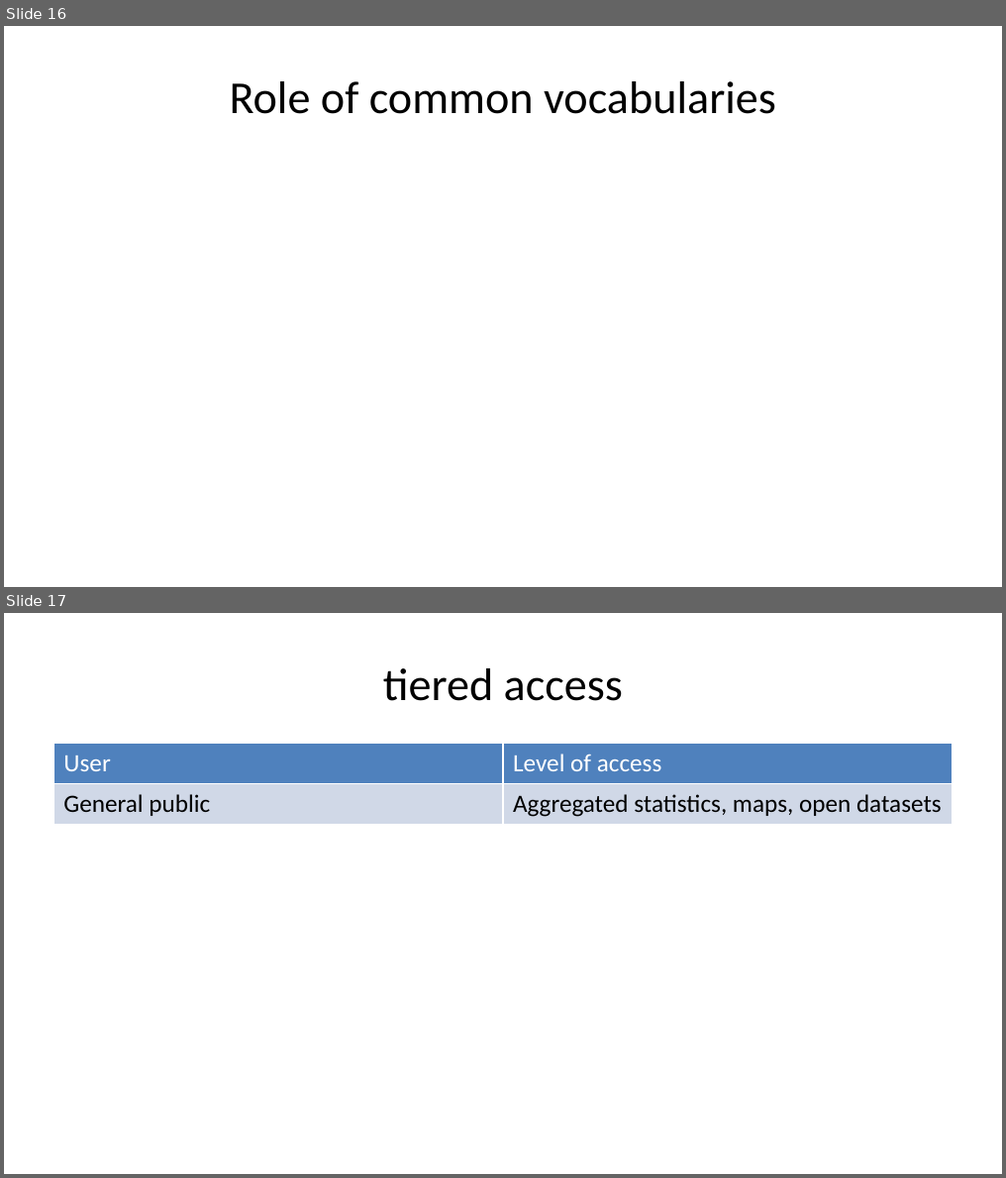
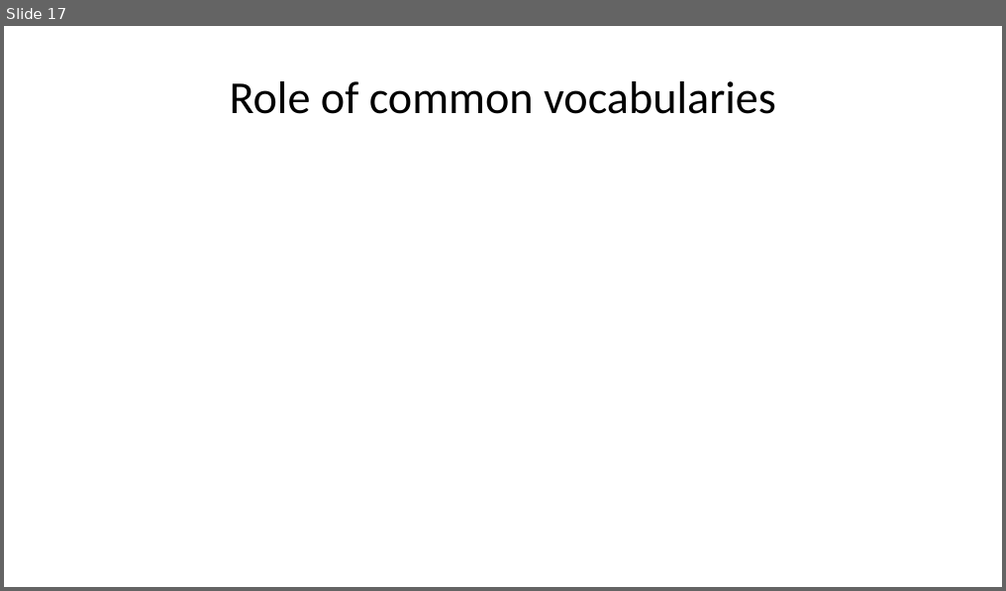
Before and after one commit to pvgenuchten/slides, a slide deck: slides/soil-information-systems-for-decision-making-in-africa.pptx. Shown one above the other, each under a label of ours: slides 16 and 17 before the commit, slide 17 after it. The pictures are 1006x1178 and 1006x591 pixels, drawn with LibreOffice and Linux fonts; fonts in the diff are those of the drawing. Boxes give left, top, right and bottom in pixels: in the first picture for what was removed or moved away, otherwise in the second. Text is boxed around its words. In the diff, an @@ line names an element or a change of style, - is before the commit and + after.

```diff
--- a/slides/soil-information-systems-for-decision-making-in-africa.pptx
+++ b/slides/soil-information-systems-for-decision-making-in-africa.pptx
@@ slide 17 removed at [4,613,1002,1174], background #FFFFFF @@
@@ title removed at [383,668,623,701] @@
-tiered access
@@ table removed at [54,744,952,1114], 2 rows, 2 columns @@
-User | Level of access
-General public | Aggregated statistics, maps, open datasets
@@ what was slide 16 is now slide 17 @@
```
Also in this commit, not shown: 1 slide changed, 1 slide added, 13 other files.
